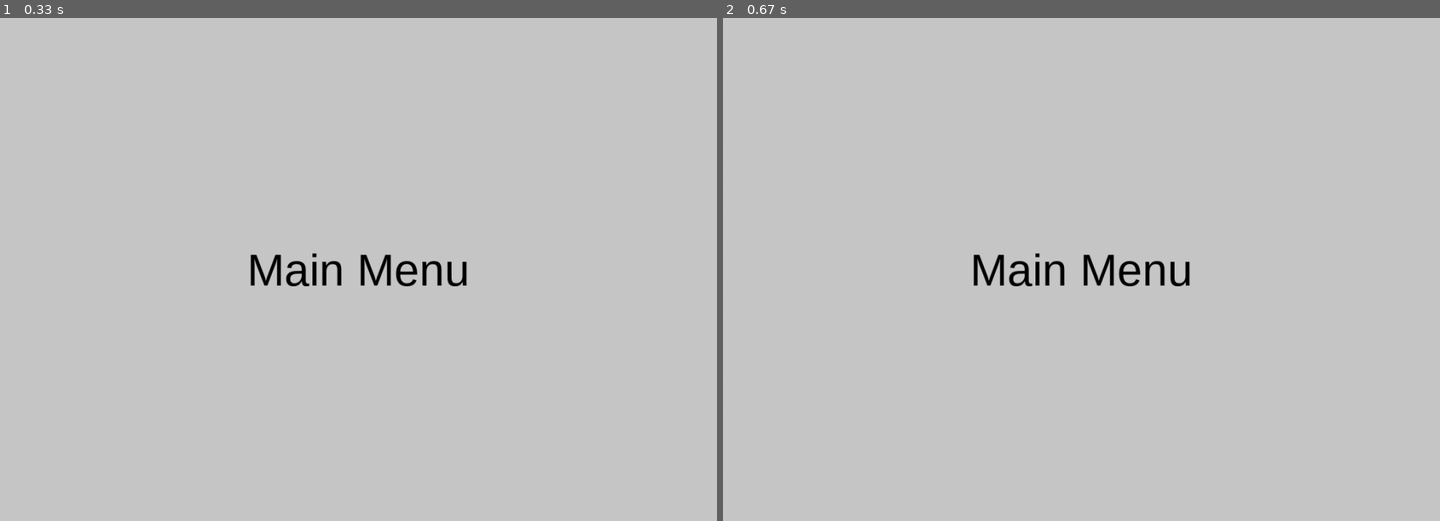
Above: before the commit, frames 1-2 (left to right).
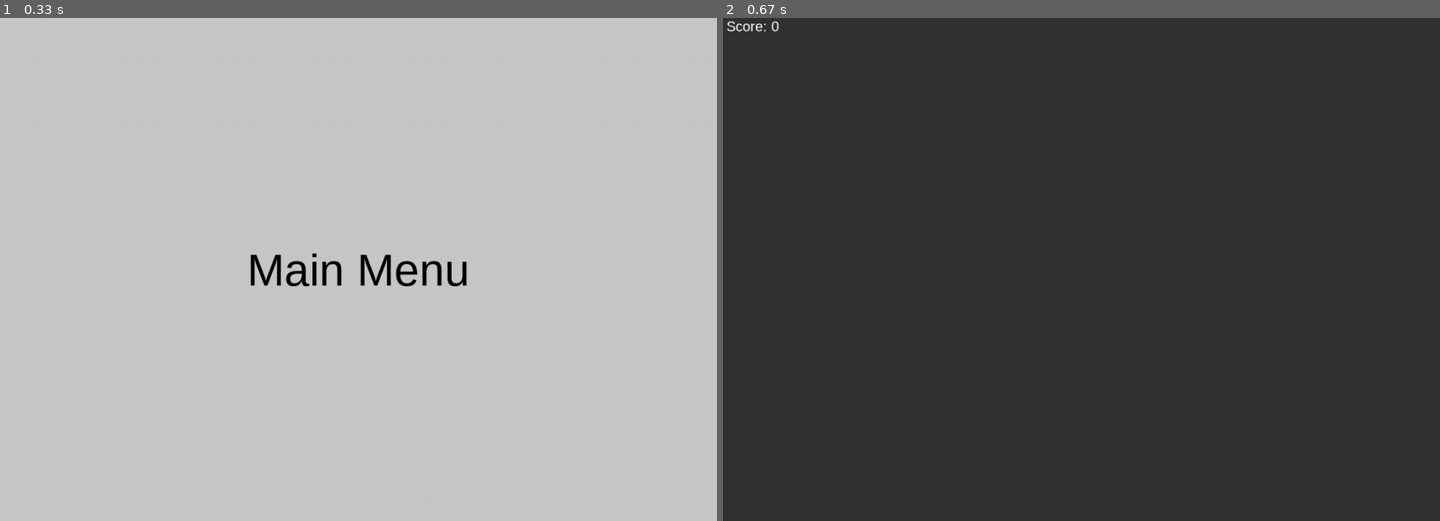
Above: after the commit, the same moments.

Repository: Tyler-Yates/pygame-template
Game: pygame game, started from mygame/main.py
Two runs of this game, one before a commit and one after it. Both use one fixed random seed, a clock stepped at 60 frames per second and the inputs below.
Inputs:
- Up to frame 1 (0.33 s): no input
- Up to frame 2 (0.67 s): tap Enter at 0.33 s

Frame 1 is identical in both runs. In frame 2, 100% of the frame differs, in the area x 0-100%, y 0-100%.

Commit message:
Add states and game scene

Diff:
--- a/mygame/base/director.py
+++ b/mygame/controllers/director.py
@@ -1,6 +1,7 @@
 import pygame
 
-from mygame.scenes.scene import Scene
+from mygame.state.game_state import GameState
+from mygame.state.scene_state import SceneState
 
 
 class Director:
@@ -11,12 +12,13 @@
 
     This object must be used with Scene objects that are defined later."""
 
-    def __init__(self, first_scene: Scene, fps: int, width_px: int, height_px: int):
+    def __init__(self, game_state: GameState, scene_state: SceneState, fps: int, width_px: int, height_px: int):
         self.fps = fps
         self.width_px = width_px
         self.height_px = height_px
+        self.game_state = game_state
+        self.scene_state = scene_state
 
-        self.active_scene = first_scene
         self.quit_flag = False
         self.clock = pygame.time.Clock()
 
@@ -26,6 +28,7 @@
     def loop(self):
         """Main game loop."""
 
+        scene = self.scene_state.active_scene
         while not self.quit_flag:
             self.clock.tick(self.fps)
 
@@ -38,15 +41,14 @@
                     events.append(event)
 
             # Scene executions
-            self.active_scene.process_input(events)
-            self.active_scene.update()
-            self.active_scene.render(self.screen)
+            scene.process_input(events)
+            scene.update()
+            scene.render(self.screen)
+
+            # We do not want to change scenes mid-frame so wait until the end of the frame to change scenes
+            scene = self.scene_state.get_active_scene()
 
             pygame.display.flip()
 
-    def change_scene(self, scene: Scene):
-        """Changes the current scene."""
-        self.active_scene = scene
-
     def quit(self):
         self.quit_flag = True
--- a/mygame/scenes/scene.py
+++ b/mygame/interfaces/scene.py
@@ -1,3 +1,9 @@
+from typing import TYPE_CHECKING
+if TYPE_CHECKING:
+    from mygame.state.game_state import GameState
+    from mygame.state.scene_state import SceneState
+
+
 class Scene:
     """Represents a scene of the game.
 
@@ -5,8 +11,9 @@
     in order to be used afterwards as menus, introduction screens,
     etc."""
 
-    def __init__(self):
-        pass
+    def __init__(self, game_state: 'GameState', scene_state: 'SceneState'):
+        self.game_state = game_state
+        self.scene_state = scene_state
 
     def process_input(self, events):
         raise NotImplementedError("Subclass must implement.")
--- a/mygame/main.py
+++ b/mygame/main.py
@@ -1,8 +1,9 @@
 import pygame
 
-from mygame.base.director import Director
-from mygame.scenes.main_menu import MainMenuScreen
-
+from mygame.controllers.director import Director
+from mygame.scenes.main_menu_scene import MainMenuScene
+from mygame.state.game_state import GameState
+from mygame.state.scene_state import SceneState
 
 GAME_FPS = 60
 GAME_WIDTH_PX = 1024
@@ -10,8 +11,13 @@
 
 
 def main():
-    main_menu_scene = MainMenuScreen()
-    director = Director(main_menu_scene, GAME_FPS, GAME_WIDTH_PX, GAME_HEIGHT_PX)
+    game_state = GameState()
+    scene_state = SceneState()
+    main_menu_scene = MainMenuScene(game_state=game_state, scene_state=scene_state)
+
+    scene_state.change_scene(main_menu_scene)
+
+    director = Director(game_state, scene_state, GAME_FPS, GAME_WIDTH_PX, GAME_HEIGHT_PX)
     director.loop()
 
 
--- /dev/null
+++ b/mygame/scenes/game_scene.py
@@ -0,0 +1,34 @@
+from typing import List
+
+from pygame import Surface
+from pygame.event import Event
+
+from mygame.interfaces.scene import Scene
+from mygame.state.game_state import GameState
+from mygame.state.scene_state import SceneState
+from mygame.util.fonts import BASIC_FONT
+
+BACKGROUND_COLOR = (50, 50, 50)
+
+SCORE_TEXT_PREFIX = "Score: "
+SCORE_TEXT_SIZE = 20
+
+
+class GameScene(Scene):
+    """ Welcome screen of the game, the first one to be loaded."""
+
+    def __init__(self, game_state: GameState, scene_state: SceneState):
+        super().__init__(game_state, scene_state)
+
+    def process_input(self, events: List[Event]):
+        pass
+
+    def update(self):
+        pass
+
+    def render(self, screen: Surface):
+        screen.fill(BACKGROUND_COLOR)
+
+        # Score in upper-left
+        score_text = SCORE_TEXT_PREFIX + str(self.game_state.score)
+        BASIC_FONT.render_to(screen, (5, 5), score_text, 'white', size=SCORE_TEXT_SIZE)
--- a/mygame/scenes/main_menu.py
+++ b/mygame/scenes/main_menu_scene.py
@@ -1,9 +1,13 @@
 from typing import List
 
+import pygame
 from pygame import Surface
 from pygame.event import Event
 
-from mygame.scenes.scene import Scene
+from mygame.interfaces.scene import Scene
+from mygame.scenes.game_scene import GameScene
+from mygame.state.game_state import GameState
+from mygame.state.scene_state import SceneState
 from mygame.util.fonts import BASIC_FONT
 
 
@@ -13,14 +17,17 @@
 MAIN_MENU_TEXT_SIZE = 64
 
 
-class MainMenuScreen(Scene):
+class MainMenuScene(Scene):
     """ Welcome screen of the game, the first one to be loaded."""
 
-    def __init__(self):
-        super().__init__()
+    def __init__(self, game_state: GameState, scene_state: SceneState):
+        super().__init__(game_state, scene_state)
 
     def process_input(self, events: List[Event]):
-        pass
+        for event in events:
+            if event.type == pygame.KEYDOWN:
+                if event.key == pygame.K_RETURN:
+                    self.scene_state.change_scene(GameScene(self.game_state, self.scene_state))
 
     def update(self):
         pass
--- /dev/null
+++ b/mygame/state/game_state.py
@@ -0,0 +1,11 @@
+from dataclasses import dataclass
+
+
+@dataclass
+class GameState:
+    """
+    Class meant to hold all state that should be saved.
+    """
+
+    level: int = 1
+    score: int = 0
--- /dev/null
+++ b/mygame/state/scene_state.py
@@ -0,0 +1,16 @@
+from mygame.interfaces.scene import Scene
+
+
+class SceneState:
+    """
+    This class is meant to manage the state of the game's active scene.
+    """
+
+    def __init__(self):
+        self.active_scene = None
+
+    def get_active_scene(self) -> Scene:
+        return self.active_scene
+
+    def change_scene(self, next_scene: Scene):
+        self.active_scene = next_scene
Not shown, changed: README.md
Empty file added: mygame/controllers/__init__.py
Empty file added: mygame/interfaces/__init__.py
Empty file added: mygame/state/__init__.py
